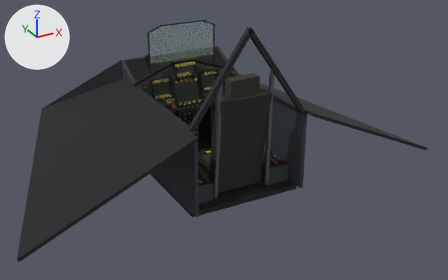
One commit to the Blender file assets-src/blend/cockpit_modern.blend: the scene before it, then after it.
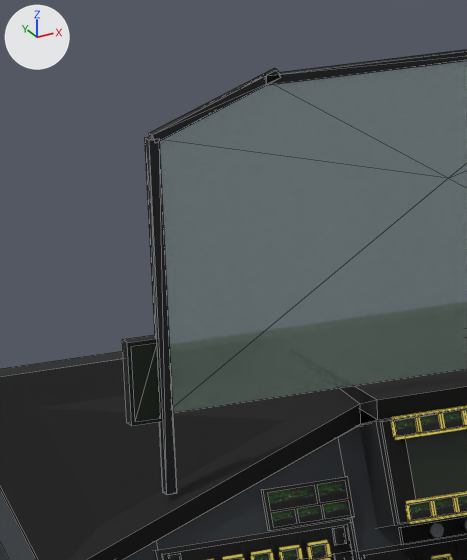
The first picture shows the older version from a 50 mm lens placed at (-2.57, -4.75, 1.62), pointed at (0.17, 0.23, -0.87). The close-ups show the older and then the newer version on the part from 29% to 41% of the width and 6% to 29% of the height of that picture. Only the edits that show in the close-ups are written down. The lights are fixed; the arrows at upper left show +X, +Y and +Z. The close-ups show mesh edges as thin lines.

Names of what the first close-up shows: 'approach_70', 'black', 'black.005', 'black.010', 'dark.001', 'dark.180', 'ded', 'frame_84', 'frame_86', 'frame_87', 'hud_glass_69', 'panel_grey', 'panel_grey.002' and 54 more.
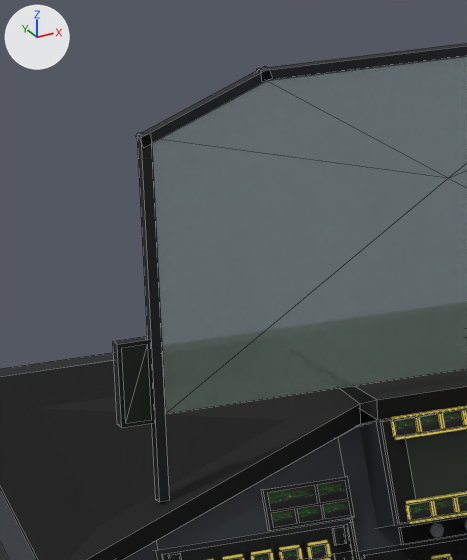
The change, as a list of edits to the scene's bpy script:
```text
Change me_mesh_70:
    used by ob_frame_86; parent = ob_cockpit; location = (-0.289, 0.8, 0.183); rotation_euler = (0.349, 0.0, -1.571), in degrees (20, 0, -90); scale = (0.01, 0.146, 0.01)
    remove me_mesh_70.from_pydata(...)  # 24 vertices, 12 faces; spans x -0.5..0.5, y -0.5..0.618, z -0.5..0.5
    add me_mesh_70.from_pydata(...)  # 8 vertices, 6 faces; spans x -0.084..0.084, y -0.006..0.006, z -0.006..0.006
    me_mesh_70 part 1: a new loose piece, a box spanning x -0.084..0.084, y -0.006..0.006, z -0.006..0.006, in mat_frame (black #212426)
    me_mesh_70 part 2: the loose piece of 4 vertices spanning x 0.5, y -0.5..0.618, z -0.5..0.5 is deleted
    me_mesh_70 part 3: the loose piece of 4 vertices spanning x -0.5..0.5, y -0.5..0.618, z 0.5 is deleted
    other edits to the shape of me_mesh_70 do not show in these pictures
Add me_frame_015:
    me_frame_015.from_pydata(...)  # a box spanning x -0.226..0.226, y -0.006..0.006, z -0.006..0.006
    me_frame_015.materials.append(mat_frame)  # black #212426
Add me_frame_013:
    me_frame_013.from_pydata(...)  # a box spanning x -0.212..0.212, y -0.006..0.006, z -0.006..0.006
    me_frame_013.materials.append(mat_frame)  # black #212426
Remove ob_frame_84:
    ob_frame_84 = bpy.data.objects.new('frame_84', me_mesh_70)
    ob_frame_84.parent = ob_cockpit
    ob_frame_84.location = (-0.358, 0.8, -0.025)
    ob_frame_84.rotation_euler = (-1.571, 0.0, 3.142)  # degrees (-90, 0, 180)
    ob_frame_84.scale = (0.012, 0.367, 0.012)
Change ob_frame_86:
    ob_frame_86.scale: (0.01, 0.146, 0.01) -> (1.0, 1.0, 1.0)
    ob_frame_86.location: (-0.289, 0.8, 0.183) -> (-0.294, 0.8, 0.186)
    ob_frame_86.rotation_euler: (0.349, 0.0, -1.571) -> (0.0, -0.365, 0.0)  # degrees (20, 0, -90) -> degrees (0, -21, 0)
Remove ob_frame_87:
    ob_frame_87 = bpy.data.objects.new('frame_87', me_mesh_70)
    ob_frame_87.parent = ob_cockpit
    ob_frame_87.location = (0.00313, 0.8, 0.208)
    ob_frame_87.rotation_euler = (0.0, 0.0, -1.571)  # degrees (0, 0, -90)
    ob_frame_87.scale = (0.01, 0.447, 0.01)
Change ob_dark_180:
    ob_dark_180.location: (-0.38, 0.809, -0.118) -> (-0.391, 0.809, -0.119)
Add ob_frame_006:
    ob_frame_006 = bpy.data.objects.new('frame.006', me_frame_015)
    ob_frame_006.parent = ob_cockpit
    ob_frame_006.location = (0.0, 0.8, 0.214)
Add ob_frame_004:
    ob_frame_004 = bpy.data.objects.new('frame.004', me_frame_013)
    ob_frame_004.parent = ob_cockpit
    ob_frame_004.location = (-0.367, 0.8, -0.0474)
    ob_frame_004.rotation_euler = (0.0, -1.571, 0.0)  # degrees (0, -90, 0)
```

Where the change shows, as pixel boxes (x1, y1, x2, y2) in the close-ups (467 x 560 px):
'frame.004', added (black)
    after: (137, 133, 169, 503)
'frame_84', deleted (black)
    before: (145, 137, 177, 495)
'frame.006', added (black)
    after: (257, 43, 467, 81)
'frame_86', reshaped, moved, turned, rescaled
    before: (149, 68, 281, 141)
    after: (136, 66, 273, 147)
'frame_87', deleted (black)
    before: (266, 50, 467, 85)
'dark.180', moved
    before: (122, 335, 161, 426)
    after: (113, 337, 153, 428)
part 1 of me_mesh_70, added (black)
    after: (136, 66, 273, 147)
part 2 of me_mesh_70, deleted
    before: (145, 52, 467, 495)
part 3 of me_mesh_70, deleted
    before: (149, 50, 467, 495)
